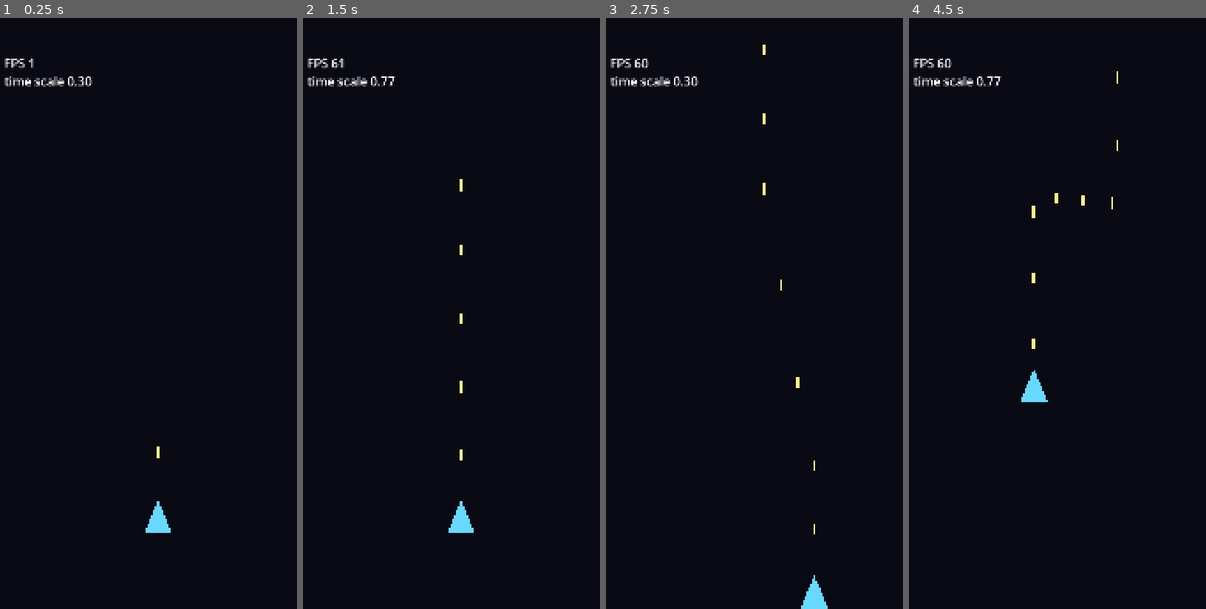
Above: before the commit, frames 1-4 (left to right).
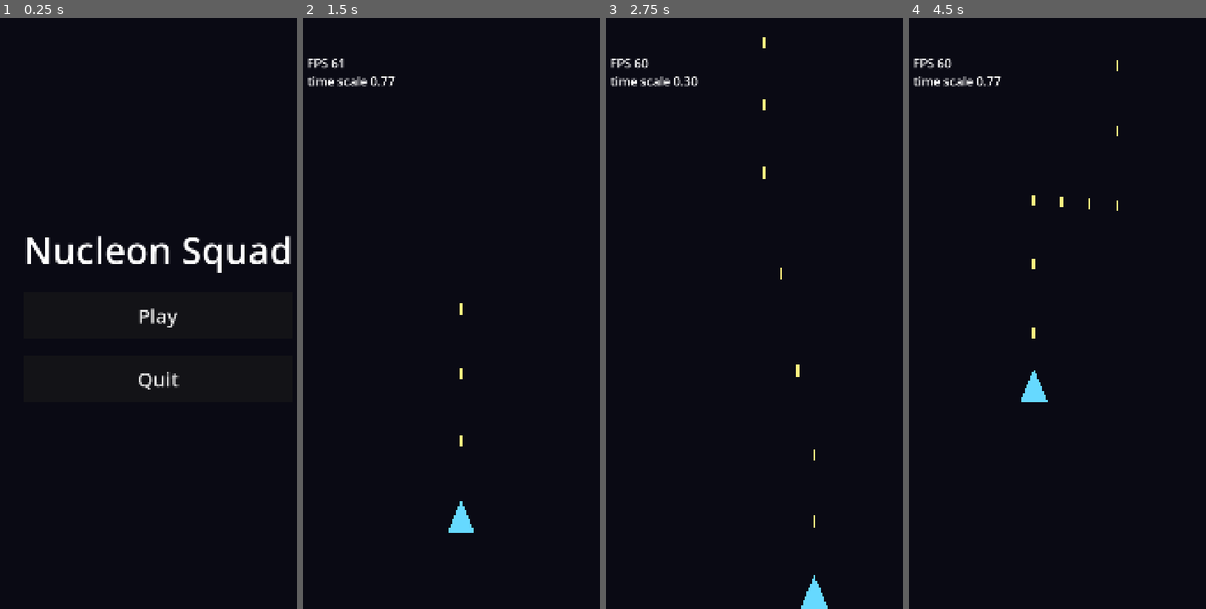
Above: after the commit, the same moments.

Repository: GDPonsoni/Nucleon-Squad-3D
Game: Godot game, scene res://scenes/menu.tscn
The game is run twice, just before and just after one commit, with the same random seed, the same clock (stepped at 60 frames per second) and the same inputs. Before the commit the project starts from res://scenes/game.tscn.
Inputs (mouse positions are in pixels of both pictures, inside the frame that each line leads up to):
- Up to frame 1 (0.25 s): no input
- Up to frame 2 (1.5 s): click (460, 313) at 0.5 s, where only the run after the commit has a clickable "Play"; tap Enter at 1.25 s; move the mouse to (534, 283) at 1.27 s; click (534, 283) at 1.42 s
- Up to frame 3 (2.75 s): tap Space at 2 s; drag from (698, 343) to (748, 431) at 2.02 s
- Up to frame 4 (4.5 s): move the mouse to (1099, 183) at 2.77 s; click (1099, 183) at 2.92 s; drag from (1051, 431) to (968, 224) at 3.52 s; tap Enter at 4.25 s; move the mouse to (1167, 402) at 4.27 s; click (1167, 402) at 4.42 s

The runs differ from the first frame. In frame 1, 2.8% of the frame differs, in the area x 1-99%, y 6-88%; in frame 2, 0.1%; in frame 3, 0.2%; in frame 4, 0.3%.

Commit message:
feat(ui): adiciona menu inicial com Jogar e Sair
Co-Authored-By: Claude Opus 5.5 <noreply@anthropic.com>

Diff:
--- a/project.godot
+++ b/project.godot
@@ -11,7 +11,7 @@
 [application]
 
 config/name="nucleonSquad"
-run/main_scene="res://scenes/game.tscn"
+run/main_scene="res://scenes/menu.tscn"
 config/features=PackedStringArray("4.7", "Mobile")
 config/icon="res://icon.svg"
 
--- /dev/null
+++ b/scenes/menu.tscn
@@ -0,0 +1,12 @@
+[gd_scene format=3]
+
+[ext_resource type="Script" path="res://scripts/ui/main_menu.gd" id="1_menu"]
+
+[node name="Menu" type="Control"]
+layout_mode = 3
+anchors_preset = 15
+anchor_right = 1.0
+anchor_bottom = 1.0
+grow_horizontal = 2
+grow_vertical = 2
+script = ExtResource("1_menu")
--- a/scripts/core/params.gd
+++ b/scripts/core/params.gd
@@ -6,6 +6,15 @@
 var debug_overlay_enabled: bool = true
 var debug_font_size: int = 40
 var debug_margin: Vector2 = Vector2(40.0, 120.0)  # abaixo da câmera frontal
+
+# --- Interface ---
+var ui_font_size: int = 64
+var title_font_size: int = 120
+var button_min_size: Vector2 = Vector2(600.0, 150.0)
+var menu_spacing: int = 56
+var pause_button_size: Vector2 = Vector2(130.0, 130.0)
+var pause_button_margin: Vector2 = Vector2(40.0, 100.0)  # a partir do canto superior direito
+var pause_overlay_color: Color = Color(0.0, 0.0, 0.0, 0.65)
 
 # --- Câmera lenta ---
 var slow_time_scale: float = 0.3
--- /dev/null
+++ b/scripts/core/scene_paths.gd
@@ -0,0 +1,5 @@
+class_name ScenePaths
+## Caminhos das cenas usadas na navegação.
+
+const MENU: String = "res://scenes/menu.tscn"
+const GAME: String = "res://scenes/game.tscn"
--- /dev/null
+++ b/scripts/ui/main_menu.gd
@@ -0,0 +1,28 @@
+extends Control
+## Menu inicial: entrar na partida ou sair do jogo.
+
+
+func _ready() -> void:
+	RenderingServer.set_default_clear_color(Params.background_color)
+	set_anchors_preset(Control.PRESET_FULL_RECT)
+
+	var column := UiFactory.make_column()
+	add_child(UiFactory.make_centered(column))
+
+	column.add_child(UiFactory.make_title("GAME_TITLE"))
+
+	var play_button := UiFactory.make_button("MENU_PLAY")
+	play_button.pressed.connect(_on_play_pressed)
+	column.add_child(play_button)
+
+	var quit_button := UiFactory.make_button("MENU_QUIT")
+	quit_button.pressed.connect(_on_quit_pressed)
+	column.add_child(quit_button)
+
+
+func _on_play_pressed() -> void:
+	get_tree().change_scene_to_file(ScenePaths.GAME)
+
+
+func _on_quit_pressed() -> void:
+	get_tree().quit()
--- /dev/null
+++ b/scripts/ui/ui_factory.gd
@@ -0,0 +1,36 @@
+class_name UiFactory
+## Cria elementos de interface com o mesmo estilo (placeholders até ter tema próprio).
+## Textos recebem chaves da tabela de tradução (data/i18n/strings.csv).
+
+
+static func make_column() -> VBoxContainer:
+	var column := VBoxContainer.new()
+	column.alignment = BoxContainer.ALIGNMENT_CENTER
+	column.add_theme_constant_override("separation", Params.menu_spacing)
+	return column
+
+
+static func make_title(text_key: String) -> Label:
+	var label := Label.new()
+	label.text = text_key
+	label.horizontal_alignment = HORIZONTAL_ALIGNMENT_CENTER
+	label.add_theme_font_size_override("font_size", Params.title_font_size)
+	return label
+
+
+static func make_button(text_key: String) -> Button:
+	var button := Button.new()
+	button.text = text_key
+	button.custom_minimum_size = Params.button_min_size
+	button.add_theme_font_size_override("font_size", Params.ui_font_size)
+	# Sem contorno de foco ao tocar
+	button.focus_mode = Control.FOCUS_NONE
+	return button
+
+
+## Container centralizado ocupando a tela inteira.
+static func make_centered(child: Control) -> CenterContainer:
+	var center := CenterContainer.new()
+	center.set_anchors_preset(Control.PRESET_FULL_RECT)
+	center.add_child(child)
+	return center
Not shown, added: scripts/core/scene_paths.gd.uid
Not shown, added: scripts/ui/main_menu.gd.uid
Not shown, added: scripts/ui/ui_factory.gd.uid
